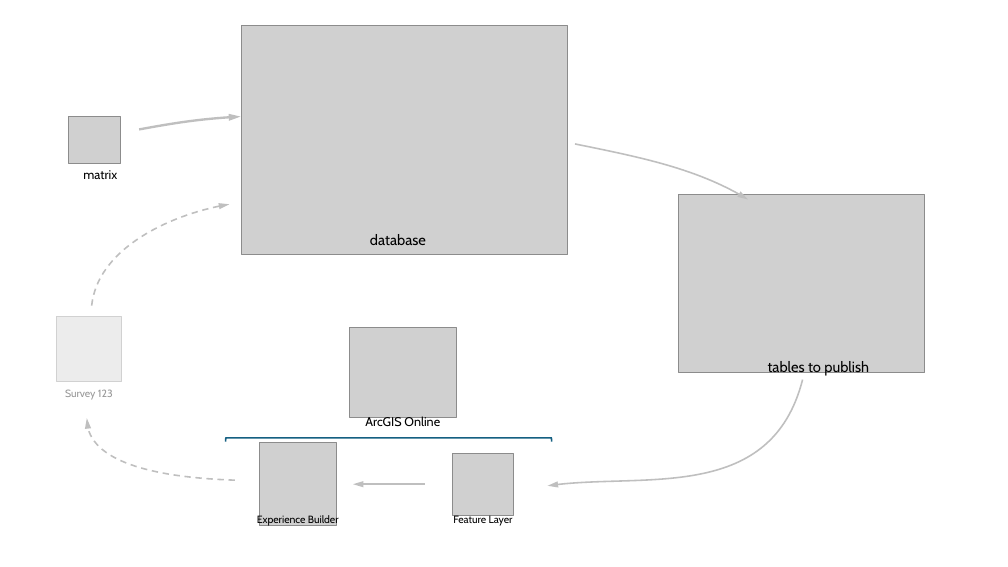
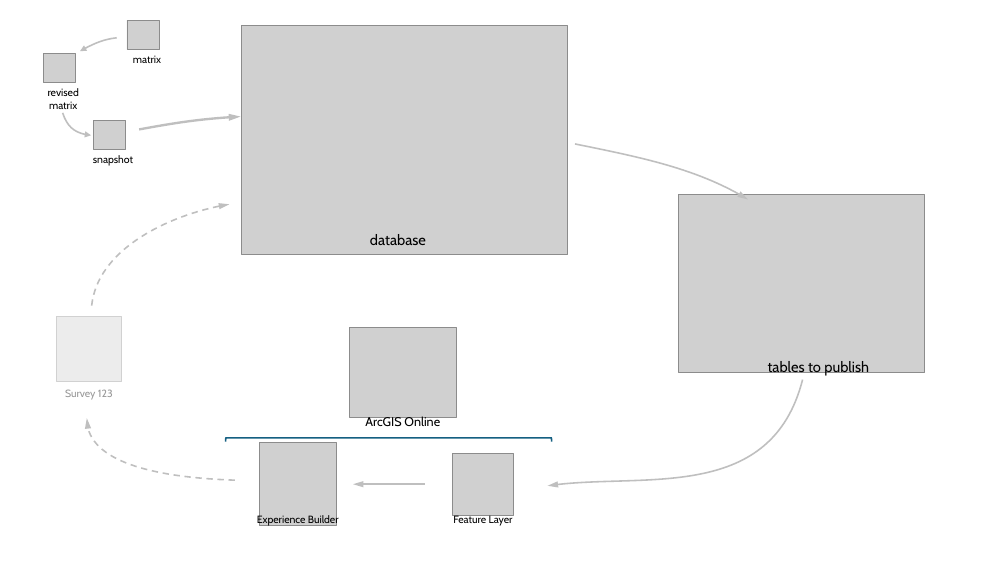
Before and after one commit to WA-Nearshore/seagrass-restoration-processing, a slide deck: slide 12 of docs/seagrass_restoration_storymap_notes.pptx (slide 11 before the commit). Drawn at 1008x567 pixels with LibreOffice and Linux fonts; fonts in the diff are those of the drawing; grey boxes stand for pictures. Boxes give left, top, right and bottom in pixels: in the first picture for what was removed or moved away, otherwise in the second. Text is boxed around its words. In the diff, an @@ line names an element or a change of style, - is before the commit and + after.

```diff
--- a/docs/seagrass_restoration_storymap_notes.pptx
+++ b/docs/seagrass_restoration_storymap_notes.pptx
@@ picture: place and size @@
-picture at [69, 116, 120, 164]
+picture at [127, 20, 159, 49]
@@ picture added at [43, 53, 75, 82] @@
@@ freeform shape added at [80, 38, 117, 51], outline #BFBFBF 1.5 pt @@
@@ text "matrix": place and size @@
-text "matrix" at [83, 170, 117, 179]
+text "matrix" at [133, 55, 161, 63]
@@ text "matrix" at [133, 55, 161, 63]: size 12 to 10 pt @@
@@ text added at [48, 88, 79, 109], 10 pt, text #000000 @@
+revised matrix
@@ freeform shape added at [63, 113, 91, 135], outline #BFBFBF 1.5 pt @@
@@ picture added at [94, 120, 126, 150] @@
@@ text added at [93, 155, 133, 166], 10 pt, text #000000 @@
+snapshot
```
Also in this commit, not shown: 2 other slides changed, 1 slide added, 33 other files.
